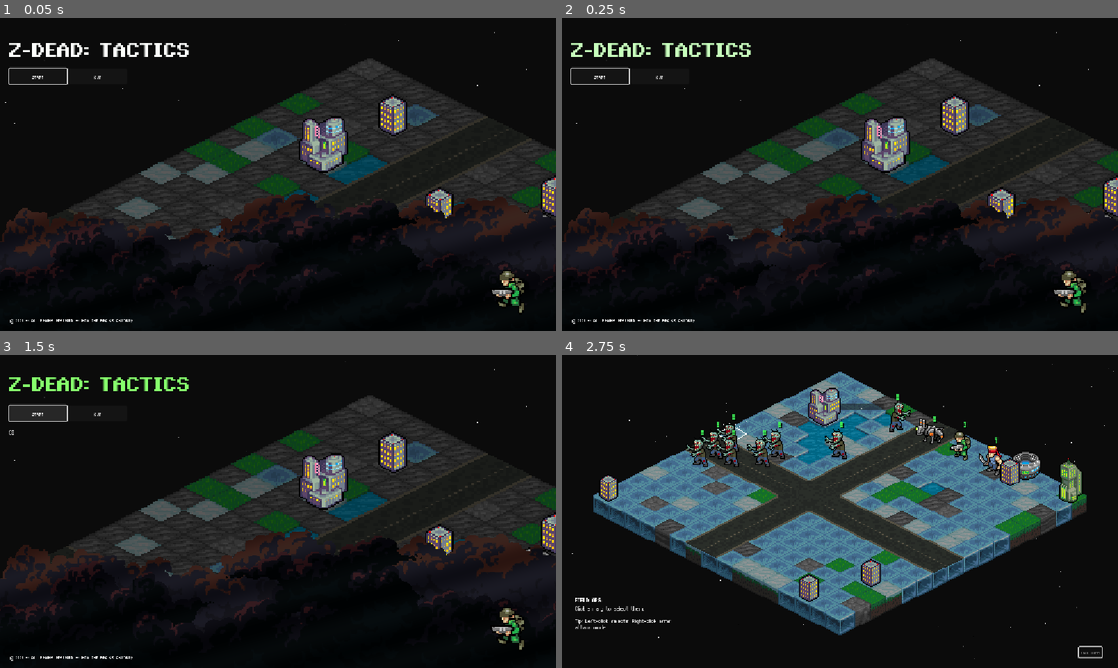
Above: before the commit, frames 1-4 (two rows, left to right).
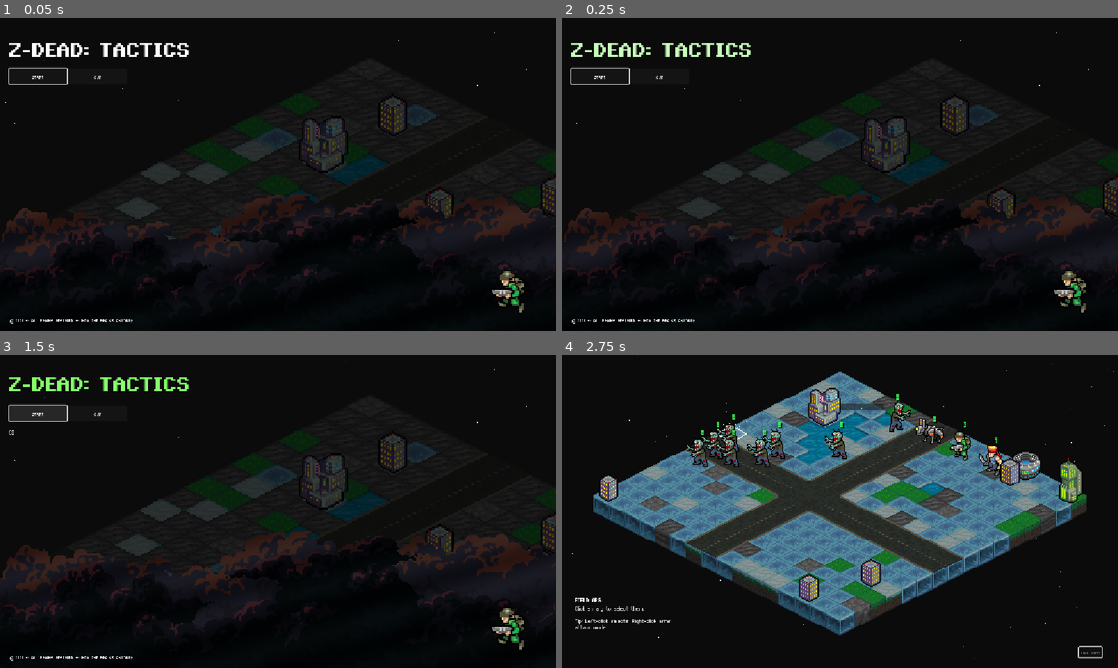
Above: after the commit, the same moments.

Repository: Tekknobot/MEKIII
Game: Godot game, scene res://scenes/title_screen.tscn
Two runs of this game, one before a commit and one after it. Both use one fixed random seed, a clock stepped at 60 frames per second and the inputs below. This scene is started directly instead of the project's main scene.
Inputs:
- Up to frame 1 (0.05 s): no input
- Up to frame 2 (0.25 s): no input
- Up to frame 3 (1.5 s): click "Start" at 0.5 s; click "Start" at 1.25 s
- Up to frame 4 (2.75 s): click "End Turn" at 2 s

The runs differ from the first frame. In frame 1, 6.7% of the frame differs, in the area x 20-100%, y 14-71%; in frame 2, 6.7%; in frame 3, 6.7%; in frame 4, nothing differs.

Commit message:
Touch ups.

Diff:
--- a/project.godot
+++ b/project.godot
@@ -13,7 +13,7 @@
 config/name="MEK3"
 run/main_scene="uid://bmtwqbsx674eo"
 config/features=PackedStringArray("4.5", "Forward Plus")
-boot_splash/bg_color=Color(0.044557855, 0.044557855, 0.044557832, 1)
+boot_splash/bg_color=Color(0, 0, 0, 1)
 boot_splash/fullsize=false
 boot_splash/image="uid://bkxqe2u5ibt8v"
 config/icon="uid://chr7hpqn7573j"
--- a/scenes/title_screen.tscn
+++ b/scenes/title_screen.tscn
@@ -302,16 +302,6 @@
 theme_override_fonts/normal_font = ExtResource("3_mgrm8")
 theme_override_font_sizes/normal_font_size = 16
 
-[node name="Fade" type="ColorRect" parent="."]
-visible = false
-z_index = 4096
-layout_mode = 0
-offset_left = -26.0
-offset_top = -27.0
-offset_right = 1176.0
-offset_bottom = 674.0
-color = Color(0, 0, 0, 1)
-
 [node name="Weather" type="Node2D" parent="."]
 visible = false
 position = Vector2(534, 6)
@@ -328,33 +318,44 @@
 unique_building_scenes = Array[PackedScene]([ExtResource("16_12ga3"), ExtResource("17_yrrko"), ExtResource("18_aidx5")])
 
 [node name="Structures" type="Node2D" parent="Map"]
+modulate = Color(0.33163944, 0.33163944, 0.3316394, 1)
 
 [node name="RoadsDL" type="TileMap" parent="Map"]
-modulate = Color(0.60784316, 0.60784316, 0.60784316, 1)
+modulate = Color(0.32915837, 0.3291584, 0.3291583, 1)
 tile_set = SubResource("TileSet_fef8d")
 format = 2
 layer_0/modulate = Color(0.60784316, 0.60784316, 0.60784316, 1)
 layer_1/name = "Layer1"
 
 [node name="RoadsDR" type="TileMap" parent="Map"]
-modulate = Color(0.60784316, 0.60784316, 0.60784316, 1)
+modulate = Color(0.32915837, 0.3291584, 0.3291583, 1)
 tile_set = SubResource("TileSet_fef8d")
 format = 2
 layer_0/modulate = Color(0.60784316, 0.60784316, 0.60784316, 1)
 layer_1/name = "Layer1"
 
 [node name="RoadsX" type="TileMap" parent="Map"]
-modulate = Color(0.60784316, 0.60784316, 0.60784316, 1)
+modulate = Color(0.32915837, 0.3291584, 0.3291583, 1)
 tile_set = SubResource("TileSet_fef8d")
 format = 2
 layer_0/modulate = Color(0.60784316, 0.60784316, 0.60784316, 1)
 layer_1/name = "Layer1"
 
 [node name="Terrain" type="TileMap" parent="Map"]
-modulate = Color(0.60784316, 0.60784316, 0.60784316, 1)
+modulate = Color(0.32915837, 0.3291584, 0.3291583, 1)
 z_index = -1
 z_as_relative = false
 tile_set = SubResource("TileSet_cm2a4")
 format = 2
 layer_0/modulate = Color(0.60784316, 0.60784316, 0.60784316, 1)
 layer_1/name = "Layer1"
+
+[node name="Fade" type="ColorRect" parent="."]
+visible = false
+z_index = 4096
+layout_mode = 0
+offset_left = -26.0
+offset_top = -27.0
+offset_right = 1176.0
+offset_bottom = 674.0
+color = Color(0, 0, 0, 1)
--- a/scripts/tutorial_manager.gd
+++ b/scripts/tutorial_manager.gd
@@ -170,7 +170,7 @@
 		"ally_moved":
 			if step == Step.INTRO_MOVE:
 				_advance(Step.INTRO_ATTACK)
-				_on_you_win()
+				#_on_you_win()
 
 		"attack_mode_armed":
 			# don't auto-advance, just reinforce if they're stuck
